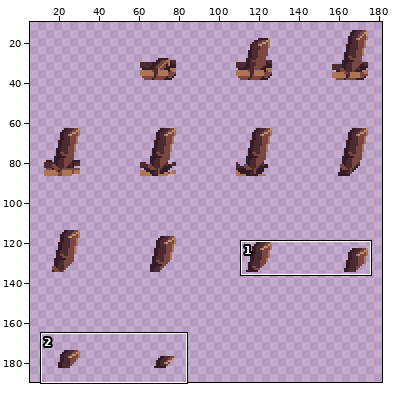
Two versions of one sprite sheet, assets/effects/earth_pillar.png. Above: a wide view before the commit, with the close-up outlined.
Close-up. Before:
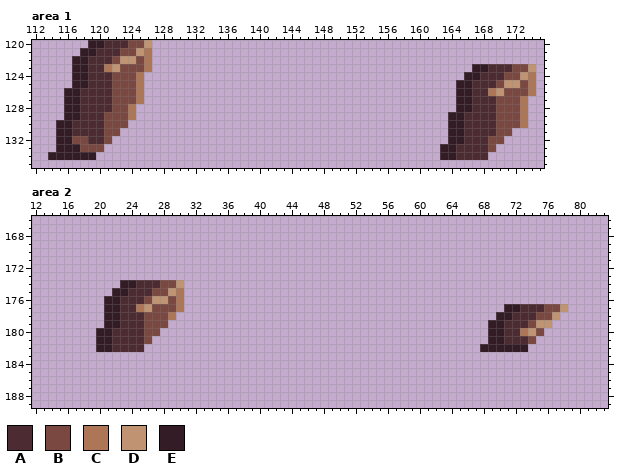
The file is 192x192 pixels. Shown: area 1: x 112..175, y 120..135; area 2: x 12..83, y 166..189. The wide view leaves out empty margins. The commit also changed other parts of the picture, which this record leaves out.
Palette (. is transparent): A #4d2b32  B #7a4841  C #ad7757  D #c09473  E #341c27
New version:
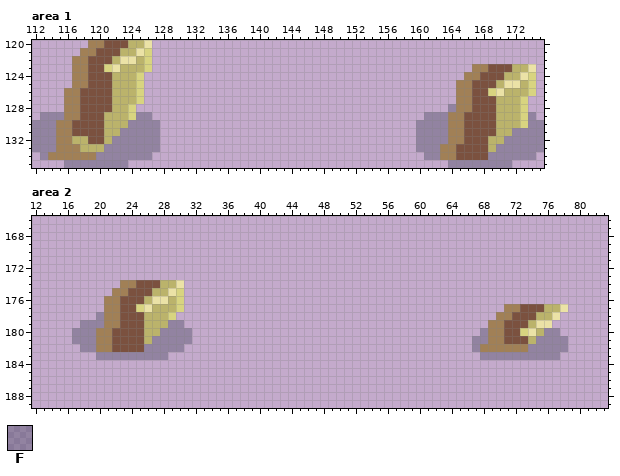
Colours new in this view: F #1b263d4c
What changed:
Colour A changes from #4d2b32 to #7b513f.
Colour B changes from #7a4841 to #bbb36b.
Colour C changes from #ad7757 to #d8d480.
Colour D changes from #c09473 to #ebe2a6.
Colour E changes from #341c27 to #a18056.
Area 1:
There is now colour F in row 128 at x 164; in row 129 at x 113 to 115, 125 to 126, 161 to 163 and 174; in row 130 at x 112 to 114, 124 to 127, 160 to 163 and 174 to 175; in row 131 at x 112 to 114, 123 to 127, 160 to 163 and 172 to 175; in row 132 at x 112 to 114, 122 to 127, 160 to 163 and 171 to 175; in row 133 at x 112 to 114, 121 to 127, 160 to 162 and 170 to 175.
There is now colour F in row 134 at x 113, 120 to 126, 161 to 162 and 169 to 174; in row 135 at x 116 to 123 and 164 to 171.
Area 2:
There is now colour F in row 178 at x 20; in row 179 at x 18 to 20 and 29 to 30; in row 180 at x 17 to 19, 28 to 31, 68 and 76 to 77; in row 181 at x 17 to 19, 27 to 31, 67 to 68 and 75 to 78; in row 182 at x 18 to 19, 26 to 30, 67 and 74 to 78; in row 183 at x 20 to 28 and 68 to 77.
